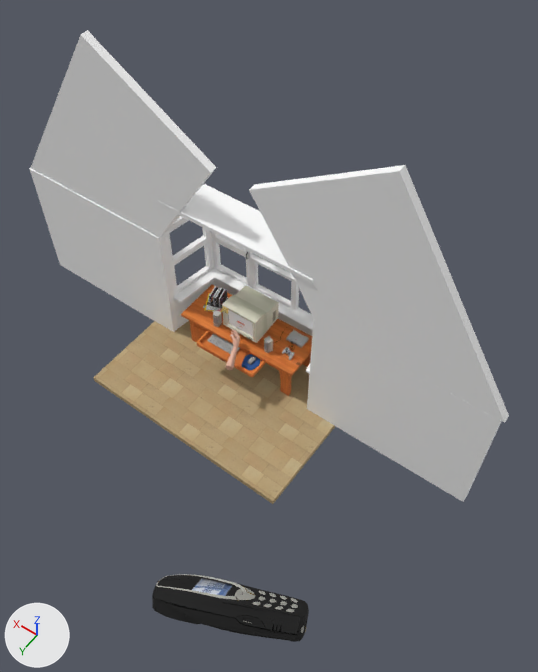
The glTF model public/models/scene.glb: old version first, new version second.
The view is the same before and after, from a 50 mm lens placed at (-2.81, 4.65, 7.01), pointed at (-0.16, 0.95, 1.2). Arrows for +X, +Y and +Z are at lower left; the lights stay in place. Where no turn or scale is listed for an object, it has been applied to the vertices. Vertices at the same position are counted once.

Names of what the first picture shows: 'Cube', 'Cube.014', 'Cube.021', 'Cube.022', 'Cube.024', 'Desk Top', 'crt', 'drawer', 'floor', 'hinge', 'magazine.001', 'phone', 'window'.
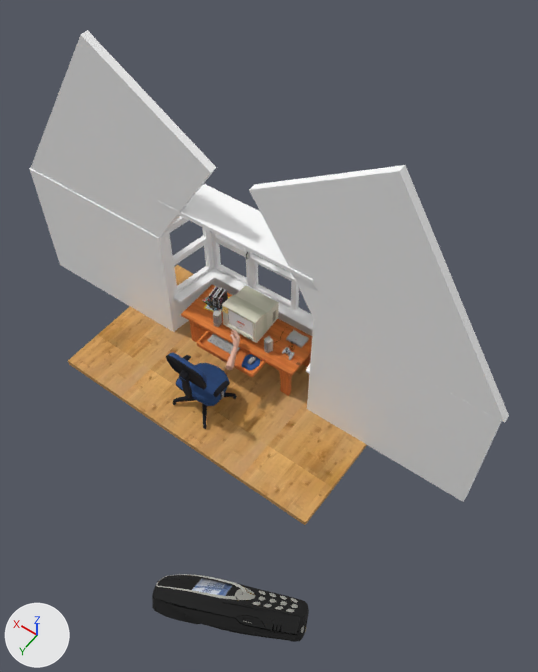
Pixel boxes [x1, y1, x2, y2] of what changed, in the pictures (538 x 672 px):
'floor', surface changed, rescaled (beige to orange): before [93, 321, 335, 504]; after [68, 265, 367, 525]
'chair', added (black): after [166, 353, 237, 429]
'Cylinder', added (blue): after [176, 363, 229, 406]
part 1 of me_cube_cube_002, recoloured: [206, 296, 222, 311] in both

What the commit changed:
Picture 'wood' (img_wood) is new.
Picture 'chair' (img_chair) is new.
Material 'floor' (mat_floor) changes its picture from img_marble_floor_lores to img_wood.
Material 'chair' (mat_chair) is new.
Its texture is img_chair.
Its roughness is 1.0.
me_cube_cube_002 has 8 vertices, 12 faces and spans x -0.59..0.71, y -0.02..0.02, z -0.84..0.84.
me_cube_cube_002 is used by ob_magazine_001; location (1.11, 0.26, 0.19); rotation (1.571, 0.0, 0.479), in degrees (90, 0, 27); scale (0.166, 0.125, 0.167).
me_cube_cube_002 part 1: all 2 faces that had it switch from mat_none (picture img_natgeo) to mat_bgamer (picture img_bgamer).
me_cube_012 has 8 vertices, 12 faces and spans x -1.02..1.02, y -1.03..1.03, z -1.0..1.0.
me_cube_012 is used by ob_floor; location (0.52, 0.73, -0.37); scale (1.34, 1.0, 0.0371).
me_cube_012 part 2: texture (UV) coordinates of 12 of 12 faces, centred in x -1.01..1.01, y -1.01..1.01, z -1.0..1.0, changed; they spanned u -3.98..4.98, v -5.48..6.48 and now span u -2.49..3.49, v -3.49..4.49.
Mesh me_cylinder_039 is new.
It has 204 vertices, 400 faces and spans x -0.282..0.28, y -0.25..0.251, z -0.032..0.059.
It uses material mat_chair (picture img_chair).
Mesh me_mesh_001 is new.
It has 2454 vertices, 4454 faces and spans x -0.319..0.319, y -0.31..0.3, z 0.063..1.068.
It uses material mat_chair (picture img_chair).
Object 'floor' (ob_floor) is rescaled from (1.34, 1.0, 0.0371) to (1.76, 1.0, 0.0371).
Object 'Cylinder' (ob_cylinder) is new; it shows me_cylinder_039.
Its location is (0.57, 1.16, 0.02).
Object 'chair' (ob_chair) is new; it shows me_mesh_001.
Its location is (0.57, 1.2, -0.4).
